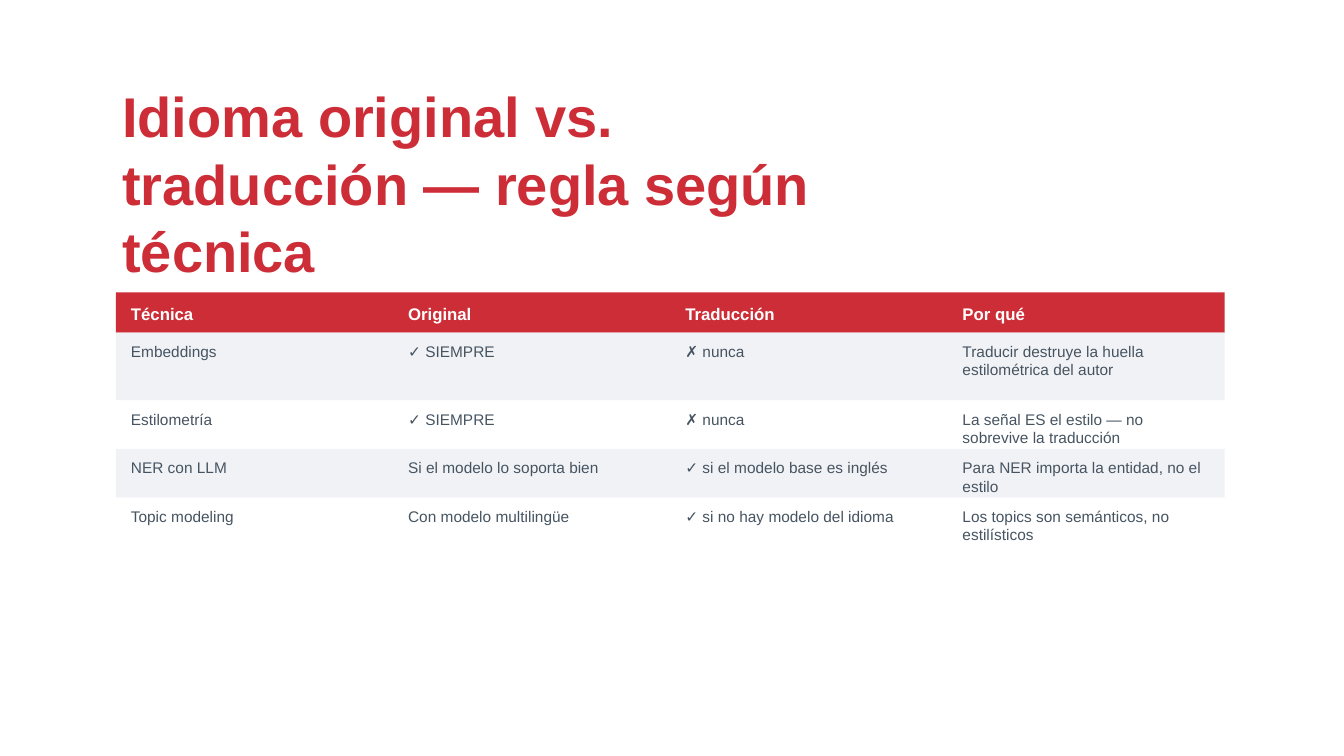
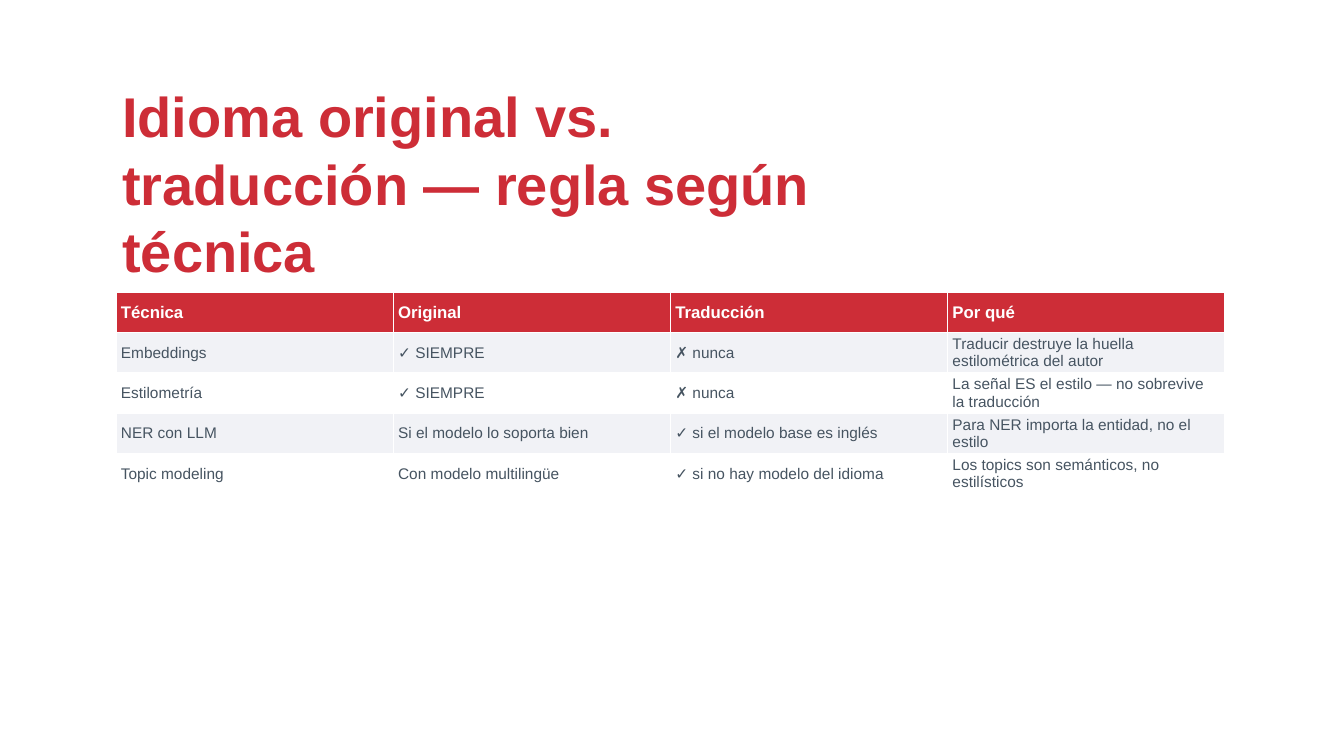
Before and after one commit to drj3ky11/FearOfTheDark, a slide deck: slide 13 of bloque2_ia/csbc26_b2_ia.pptx. Drawn at 1344x756 pixels with LibreOffice and Linux fonts; fonts in the diff are those of the drawing; background and template pictures are left out. Boxes give left, top, right and bottom in pixels: in the first picture for what was removed or moved away, otherwise in the second. Text is boxed around its words. In the diff, an @@ line names an element or a change of style, - is before the commit and + after.

Commit message:
feat: use native PowerPoint tables instead of hand-drawn rectangles
Switch table_slide to graphic-frame tables (add_table) so column widths
and row heights can be adjusted directly in PowerPoint/LibreOffice, and
let the app handle text wrapping instead of a manual row-height estimate.

```diff
--- a/bloque2_ia/csbc26_b2_ia.pptx
+++ b/bloque2_ia/csbc26_b2_ia.pptx
@@ rectangle removed at <box>116,292,1225,333</box> @@
@@ table added at <box>116,292,1225,494</box>, 5 rows, 4 columns @@
+Técnica | Original | Traducción | Por qué
+Embeddings | ✓ SIEMPRE | ✗ nunca | Traducir destruye la huella estilométrica del autor
+Estilometría | ✓ SIEMPRE | ✗ nunca | La señal ES el estilo — no sobrevive la traducción
+NER con LLM | Si el modelo lo soporta bien | ✓ si el modelo base es inglés | Para NER importa la entidad, no el estilo
+Topic modeling | Con modelo multilingüe | ✓ si no hay modelo del idioma | Los topics son semánticos, no estilísticos
@@ text removed at <box>131,307,193,320</box> @@
-Técnica
@@ text removed at <box>408,308,471,324</box> @@
-Original
@@ text removed at <box>685,307,774,320</box> @@
-Traducción
@@ text removed at <box>962,307,1025,324</box> @@
-Por qué
@@ rectangle removed at <box>116,333,1225,400</box> @@
@@ text removed at <box>131,346,217,360</box> @@
-Embeddings
@@ text removed at <box>425,346,494,357</box> @@
-✓ SIEMPRE
@@ text removed at <box>702,348,744,357</box> @@
-✗ nunca
@@ text removed at <box>962,346,1143,375</box> @@
-Traducir destruye la huella estilométrica del autor
@@ rectangle removed at <box>116,400,1225,449</box> @@
@@ text removed at <box>131,413,212,425</box> @@
-Estilometría
@@ text removed at <box>425,414,494,425</box> @@
-✓ SIEMPRE
@@ text removed at <box>702,416,744,425</box> @@
-✗ nunca
@@ text removed at <box>962,414,1143,443</box> @@
-La señal ES el estilo — no sobrevive la traducción
@@ rectangle removed at <box>116,449,1225,497</box> @@
@@ text removed at <box>131,462,227,473</box> @@
-NER con LLM
@@ text removed at <box>408,462,598,476</box> @@
-Si el modelo lo soporta bien
@@ text removed at <box>702,461,887,476</box> @@
-✓ si el modelo base es inglés
@@ text removed at <box>962,462,1201,492</box> @@
-Para NER importa la entidad, no el estilo
@@ rectangle removed at <box>116,498,1225,546</box> @@
@@ text removed at <box>131,511,234,525</box> @@
-Topic modeling
@@ text removed at <box>408,511,570,525</box> @@
-Con modelo multilingüe
@@ text removed at <box>702,511,893,525</box> @@
-✓ si no hay modelo del idioma
@@ text removed at <box>962,510,1169,540</box> @@
-Los topics son semánticos, no estilísticos
```
Also in this commit, not shown: 1 other slide changed, 7 other files.
